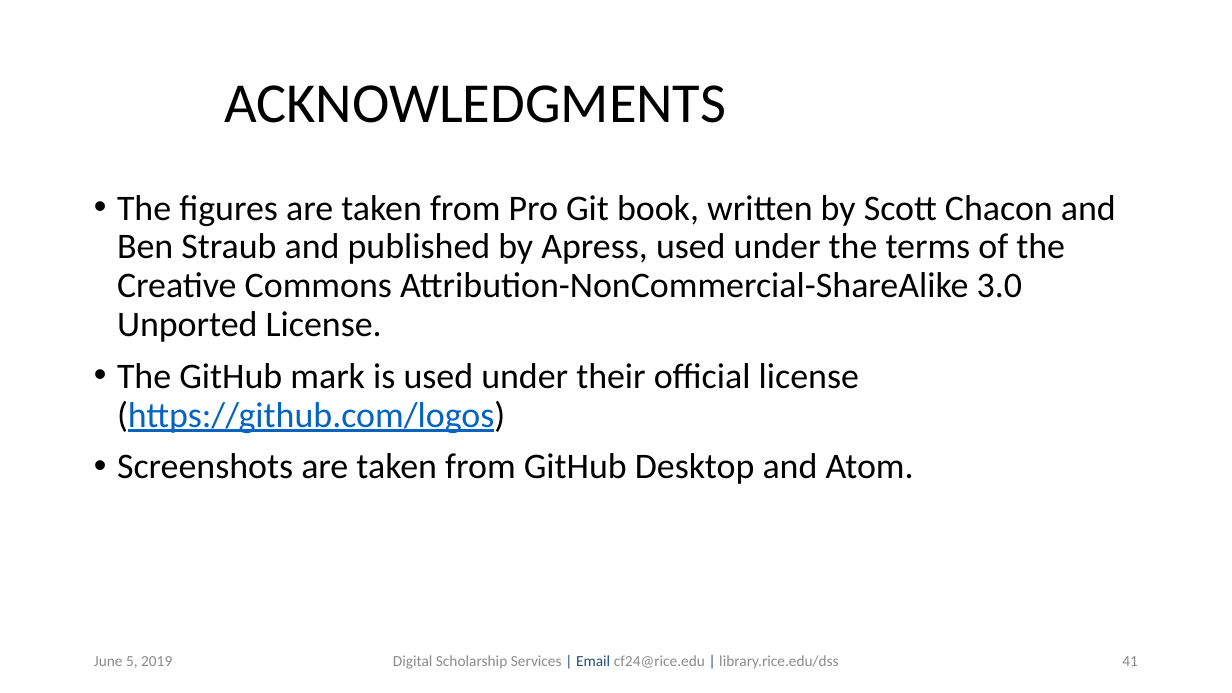
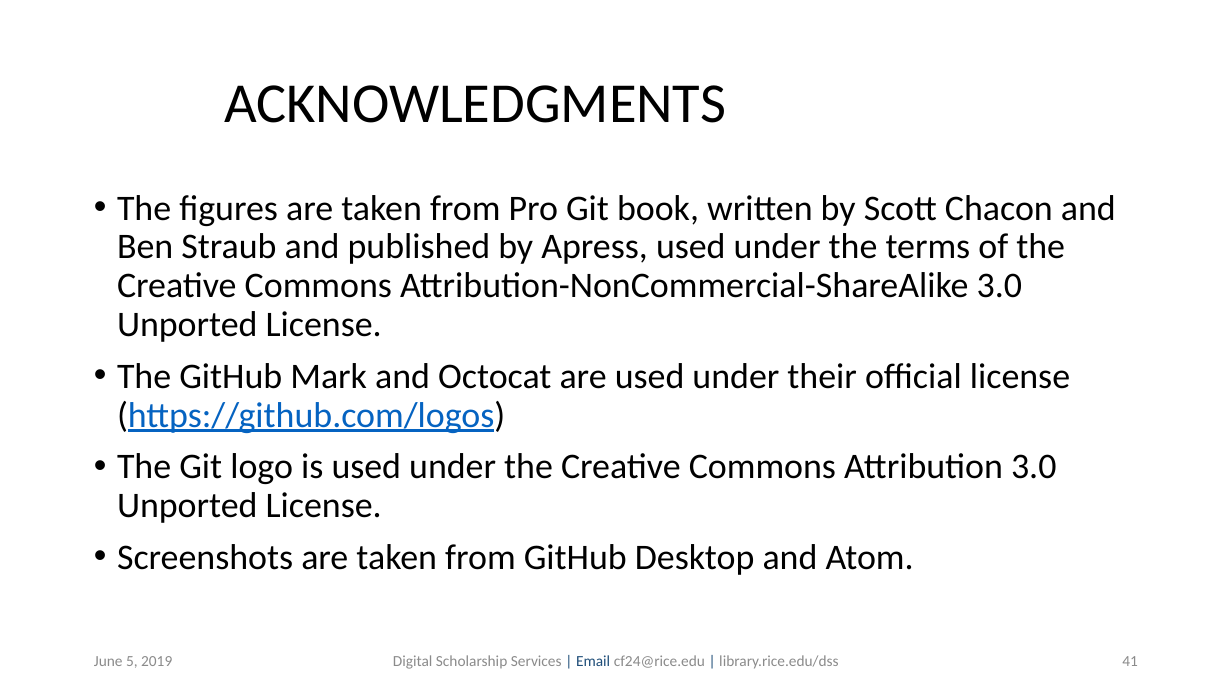
Before and after one commit to bakitybacon/rice-data-and-donuts, a slide deck: slide 41 of github/Introduction to Git & GitHub.pptx. Drawn at 1232x693 pixels with LibreOffice and Linux fonts; fonts in the diff are those of the drawing; background and template pictures are left out. Boxes give left, top, right and bottom in pixels: in the first picture for what was removed or moved away, otherwise in the second. Text is boxed around its words. In the diff, an @@ line names an element or a change of style, - is before the commit and + after.

Commit message:
draft 1 of github class

```diff
--- a/github/Introduction to Git & GitHub.pptx
+++ b/github/Introduction to Git & GitHub.pptx
@@ text at (117,363,1070,523): text changed @@
-• The GitHub mark is used under their official license (https://github.com/logos)
+• The GitHub Mark and Octocat are used under their official license (https://github.com/logos)
+• The Git logo is used under the Creative Commons Attribution 3.0 Unported License.
```
Also in this commit, not shown: 4 other slides changed.
